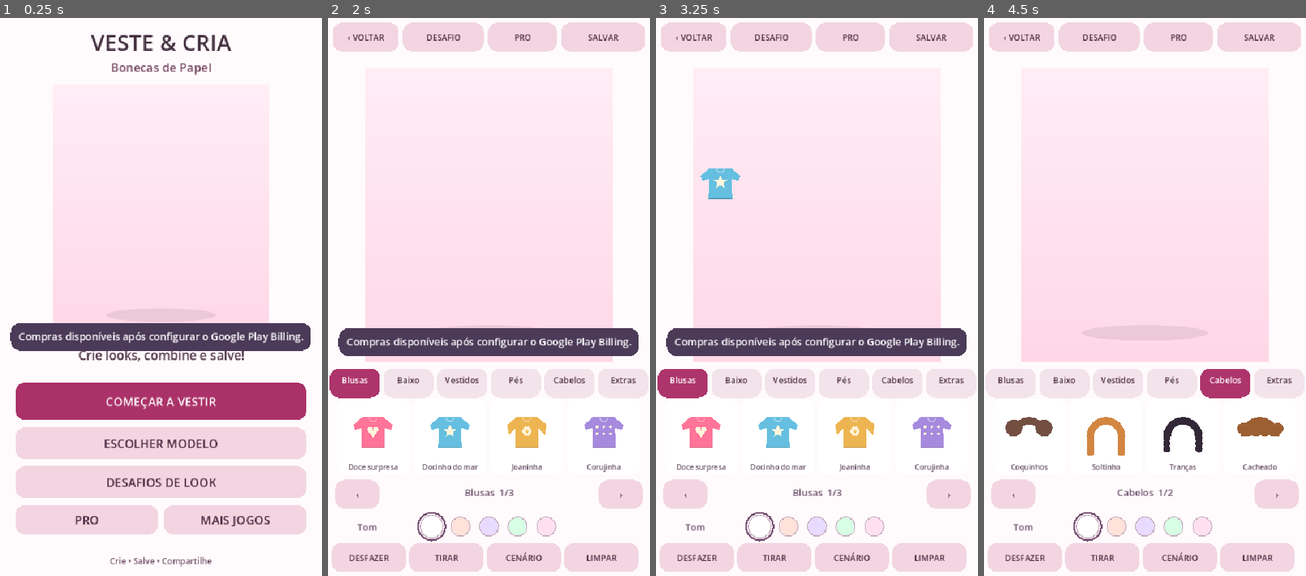
Above: before the commit, frames 1-4 (left to right).
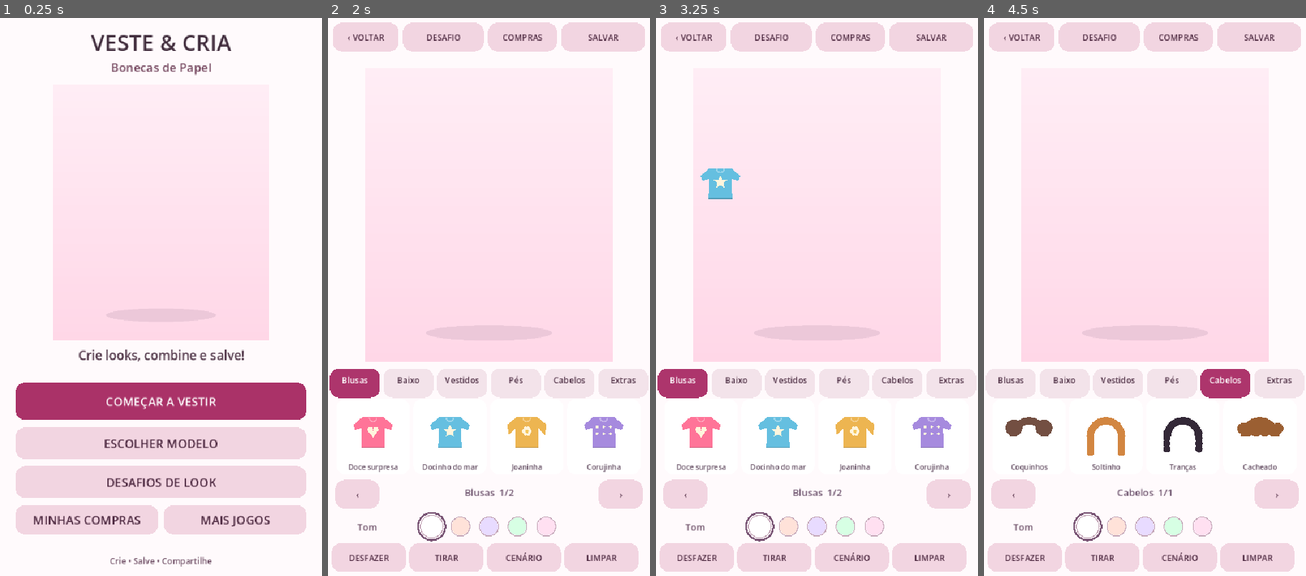
Above: after the commit, the same moments.

Repository: pitinga/game-paper-dolls-mobile
Game: Godot game, scene res://scenes/main.tscn
The game is run twice, just before and just after one commit, with the same random seed, the same clock (stepped at 60 frames per second) and the same inputs.
Inputs (mouse positions are in pixels of both pictures, inside the frame that each line leads up to):
- Up to frame 1 (0.25 s): no input
- Up to frame 2 (2 s): tap Enter at 0.5 s; drag from (489, 291) to (521, 163) at 0.52 s; tap Space at 1.25 s; drag from (424, 319) to (472, 403) at 1.27 s
- Up to frame 3 (3.25 s): move the mouse to (849, 163) at 2.02 s; click (849, 163) at 2.17 s; tap Enter at 2.75 s; drag from (800, 403) to (720, 202) at 2.77 s
- Up to frame 4 (4.5 s): move the mouse to (1241, 375) at 3.52 s; click (1241, 375) at 3.67 s; drag from (1048, 202) to (1096, 146) at 4.27 s

The runs differ from the first frame. In frame 1, 4.9% of the frame differs, in the area x 3-97%, y 54-91%; in frame 2, 4.7%; in frame 3, 4.7%; in frame 4, 0.1%.

Commit message:
fix: concluir correções da revisão 2026-11-22 (#3)
Integra correções com CI verde; pendências de validação Android e publicação serão registradas no handoff de encerramento.

Diff:
--- a/project.godot
+++ b/project.godot
@@ -2,6 +2,8 @@
 config_version=5
 
 [application]
+
+config/quit_on_go_back=false
 
 config/name="Veste & Cria"
 run/main_scene="res://scenes/main.tscn"
--- a/scripts/catalog.gd
+++ b/scripts/catalog.gd
@@ -47,7 +47,7 @@
 	var motifs := ["coracao", "estrela", "flor", "bolinhas", "listras", "fruta", "borboleta", "simples"]
 	var shapes := {
 		"top": ["camiseta", "regata", "manga", "blusa", "cropped", "casaco", "camiseta", "manga"],
-		"bottom": ["shorts", "calca", "saia", "shorts", "saia", "calca", "saia", "calca"],
+		"bottom": ["shorts", "calca", "shorts", "shorts", "calca", "calca", "shorts", "calca"],
 		"dress": ["rodado", "reto", "rodado", "festa", "reto", "rodado", "festa", "reto"],
 		"shoes": ["tenis", "sandalia", "bota", "sapato", "tenis", "bota"]
 	}
--- a/scripts/doll_art.gd
+++ b/scripts/doll_art.gd
@@ -27,7 +27,7 @@
 		2:
 			canvas.draw_circle(Vector2(446, 100), 52, Color("ffdd75"))
 			canvas.draw_rect(Rect2(0, 458, 540, 182), Color("ffe4b4"))
-			for wave in range(5):
+			for wave in range(4):
 				canvas.draw_arc(Vector2(90 + wave * 110, 459), 76, PI, TAU, 24, Color("76dce0"), 5)
 		3:
 			for i in range(18):
--- a/scripts/paper_sprites.gd
+++ b/scripts/paper_sprites.gd
@@ -3,6 +3,7 @@
 ## as mesmas coordenadas de montagem (540x640): não dependem da tela Android.
 
 const Catalog = preload("res://scripts/catalog.gd")
+const Art = preload("res://scripts/doll_art.gd")
 const FOLDER := "res://assets/paper/"
 const DOLL_RECT := Rect2(120, 64, 300, 520)
 const TOP_RECT := Rect2(200, 351, 140, 118)
@@ -12,6 +13,7 @@
 const FOOT_BASELINE := 584.0
 
 static var _cache: Dictionary = {}
+# Cache missing resources too: draw loops must not recheck disk every frame.
 
 
 static func _texture(name: String) -> Texture2D:
@@ -146,7 +148,9 @@
 	match slot:
 		"top": _fit_top(canvas, name, TOP_RECT, tint)
 		"bottom":
-			var is_long := str(item["style"]) == "calca"
+			# Fit by source cutout, not by inconsistent catalog style.
+			var texture := _texture(name)
+			var is_long := texture != null and texture.get_size().y > texture.get_size().x * 0.80
 			_fit_top(canvas, name, PANTS_RECT if is_long else SHORTS_RECT, tint)
 		"dress": _fit_top(canvas, name, DRESS_RECT, tint)
 		"shoes":
@@ -166,7 +170,6 @@
 			if not _fit_centered(canvas, name, region, tint):
 				# Nove acessórios são vetoriais; antes a ausência de PNG fazia
 				# com que eles aparecessem no card, mas NÃO na boneca.
-				var Art = load("res://scripts/doll_art.gd")
 				var at := Vector2(270, 320)
 				match style:
 					"bolsa": at = Vector2(270, 330)
@@ -180,7 +183,6 @@
 	var name := _sprite_name(item)
 	if not _fit_centered(canvas, name, Rect2(center - size * 0.5, size)):
 		# Cabelos e acessórios sem recorte continuam identificáveis no catálogo.
-		var Art = load("res://scripts/doll_art.gd")
 		Art.draw_item(canvas, item, center, 0.56)
 
 
--- a/scripts/play_billing_bridge.gd
+++ b/scripts/play_billing_bridge.gd
@@ -64,7 +64,7 @@
 
 func start() -> void:
 	if OS.get_name() != "Android" or not Engine.has_singleton("GodotGooglePlayBilling"):
-		purchase_message.emit("Compras disponíveis após configurar o Google Play Billing.")
+		print_debug("Google Play Billing plugin unavailable")
 		return
 	_native = Engine.get_singleton("GodotGooglePlayBilling")
 	_native.call("initPlugin")
@@ -108,7 +108,7 @@
 			_connection_retry_attempts = 0
 			_connect()
 	else:
-		purchase_message.emit("Google Play indisponível. Tente novamente com internet.")
+		print_debug("Google Play unavailable during background refresh")
 
 
 func restore() -> void:
@@ -247,7 +247,7 @@
 	_price = ""
 	availability_changed.emit(false)
 	price_changed.emit("")
-	purchase_message.emit("Google Play desconectado. Sua compra será verificada ao reconectar.")
+	print_debug("Google Play disconnected; retry scheduled")
 	_schedule_connection_retry()
 
 
@@ -257,7 +257,7 @@
 
 func _schedule_connection_retry() -> void:
 	if _native == null or _connection_retry_attempts >= CONNECT_RETRY_LIMIT:
-		purchase_message.emit("Google Play indisponível. Use Restaurar para tentar novamente.")
+		print_debug("Google Play reconnect retries exhausted")
 		return
 	if not _reconnect_timer.is_stopped():
 		return
@@ -301,7 +301,7 @@
 	availability_changed.emit(_product_available)
 	price_changed.emit(_price)
 	if not _product_available:
-		purchase_message.emit("Preço do Pro indisponível nesta conta da Play Store.")
+		print_debug("Google Play product details unavailable")
 	# A restauração é independente do cadastro/preço do produto e também
 	# deve funcionar quando queryProductDetails retorna um erro.
 	if should_restore:
@@ -311,7 +311,8 @@
 func _on_purchases(response: Dictionary) -> void:
 	if int(response.get("response_code", -1)) != RESPONSE_OK:
 		entitlement_verification_failed.emit()
-		purchase_message.emit("Não foi possível restaurar compras agora. Tente novamente.")
+		if bool(_query_context.get("manual_restore", false)):
+			purchase_message.emit("Não foi possível restaurar compras agora. Tente novamente.")
 		_finish_purchase_query(false)
 		return
 	var owned := false
@@ -356,7 +357,8 @@
 	if _query_active:
 		entitlement_query_completed.emit(int(_query_context.get("query_id", 0)), owned)
 	if owned:
-		purchase_message.emit("Pro restaurado: anúncios desativados.")
+		if bool(_query_context.get("manual_restore", false)):
+			purchase_message.emit("PRO ativo ✦")
 	elif bool(_query_context.get("manual_restore", false)):
 		purchase_message.emit("Pro não encontrado nesta conta Google da Play Store. Se já comprou, selecione a conta usada na compra e toque em RESTAURAR; procure o suporte se persistir.")
 	_finish_purchase_query(not owned)
--- a/scripts/studio.gd
+++ b/scripts/studio.gd
@@ -10,6 +10,8 @@
 const EXPORT_FOLDER := "user://criacoes"
 const ENTITLEMENT_FILE := "user://paper_dolls_pro.cfg"
 const WARDROBE_HEIGHT := 360.0
+# Never sell duplicated placeholder art. Enable only after unique licensed Pro assets ship.
+const PRO_SALES_ENABLED := false
 
 var state: RefCounted
 var screen := "home"
@@ -23,6 +25,7 @@
 var toast_elapsed := 0.0
 var exported_path := ""
 var gallery_uri := ""
+var _export_key := ""
 var billing: Node
 var billing_price := ""
 var billing_available := false
@@ -77,6 +80,10 @@
 
 
 func _notification(what: int) -> void:
+	if what in [NOTIFICATION_APPLICATION_PAUSED, NOTIFICATION_APPLICATION_FOCUS_OUT, NOTIFICATION_WM_WINDOW_FOCUS_OUT]:
+		_cancel_pointer()
+	if what == NOTIFICATION_WM_GO_BACK_REQUEST:
+		_go_back()
 	if what == NOTIFICATION_APPLICATION_PAUSED or what == NOTIFICATION_WM_CLOSE_REQUEST:
 		if state != null:
 			state.save()
@@ -125,7 +132,7 @@
 
 func _toast_rect(bounds: Vector2) -> Rect2:
 	# Nunca esconder o progresso do desafio nem os comandos do guarda-roupa.
-	var y := bounds.y - WARDROBE_HEIGHT - 56 if screen == "studio" else bounds.y - 425.0
+	var y := bounds.y - WARDROBE_HEIGHT - 56 if screen == "studio" else (bounds.y - 66.0 if screen == "home" else (bounds.y - 320.0 if screen == "finish" else bounds.y - 385.0))
 	return Rect2(18, y, bounds.x - 36, 46)
 
 
@@ -140,9 +147,10 @@
 	_action(Rect2(26, bounds.y - 325, bounds.x - 52, 62), "COMEÇAR A VESTIR", true)
 	_action(Rect2(26, bounds.y - 250, bounds.x - 52, 53), "ESCOLHER MODELO", false)
 	_action(Rect2(26, bounds.y - 185, bounds.x - 52, 53), "DESAFIOS DE LOOK", false)
-	_action(Rect2(26, bounds.y - 120, (bounds.x - 62) * 0.5, 49), "PRO", false)
+	_action(Rect2(26, bounds.y - 120, (bounds.x - 62) * 0.5, 49), "MINHAS COMPRAS" if not PRO_SALES_ENABLED and not state.owned_pro else "PRO", false)
 	_action(Rect2(bounds.x * 0.5 + 5, bounds.y - 120, (bounds.x - 62) * 0.5, 49), "MAIS JOGOS", false)
-	_label("Crie • Salve • Compartilhe", Vector2(cx, bounds.y - 21), 14, Color("705066"))
+	if toast.is_empty():
+		_label("Crie • Salve • Compartilhe", Vector2(cx, bounds.y - 21), 14, Color("705066"))
 
 
 func _draw_studio(bounds: Vector2) -> void:
@@ -151,7 +159,7 @@
 	var header_buttons := _studio_header_rects(bounds.x)
 	_button(header_buttons[0], "‹ VOLTAR")
 	_button(header_buttons[1], "DESAFIO")
-	_button(header_buttons[2], "PRO" if not state.owned_pro else "★ PRO")
+	_button(header_buttons[2], "COMPRAS" if not PRO_SALES_ENABLED and not state.owned_pro else ("PRO" if not state.owned_pro else "★ PRO"))
 	_button(header_buttons[3], "SALVAR")
 	var stage_rect := Rect2(0, 108, bounds.x, stage_height)
 	_draw_portrait_fitted(stage_rect)
@@ -190,7 +198,7 @@
 		_draw_pill(Rect2(i * width + 3, top + 11, width - 6, 49), Color("ad356c") if selected else Color("f3e3ea"))
 		_label(["Blusas", "Baixo", "Vestidos", "Pés", "Cabelos", "Extras"][i],
 			Vector2((i + 0.5) * width, top + 36), 14, Color.WHITE if selected else Color("4f3045"), width - 6)
-	var items: Array[Dictionary] = Catalog.filtered(category)
+	var items: Array[Dictionary] = _available_items(category)
 	var start := page * 4
 	for i in range(4):
 		var x := 12 + i * ((bounds.x - 24) / 4.0)
@@ -292,7 +300,17 @@
 	_action(Rect2(40, bounds.y - 105, bounds.x - 80, 53), "CRIAR OUTRO LOOK", false)
 
 
+func _available_items(slot: String) -> Array[Dictionary]:
+	return Catalog.filtered(slot, state.owned_pro or PRO_SALES_ENABLED)
+
+
 func _draw_pro(bounds: Vector2) -> void:
+	if not PRO_SALES_ENABLED and not state.owned_pro:
+		_draw_page_title(bounds, "Minhas compras", "Coleção especial em preparação")
+		_label("Novidades em breve!", Vector2(bounds.x * 0.5, 335), 29, Color("6f4367"))
+		_label("Já comprou? Toque em Restaurar.", Vector2(bounds.x * 0.5, 412), 19, Color("795777"))
+		_action(Rect2(32, bounds.y - 173, bounds.x - 64, 56), "RESTAURAR COMPRA", false)
+		return
 	_draw_page_title(bounds, "Coleção PRO ✦", "Uma compra dentro do mesmo aplicativo")
 	_label("Mais cores, roupas, acessórios", Vector2(bounds.x * 0.5, 250), 26, Color("6f4367"))
 	_label("e cenários especiais!", Vector2(bounds.x * 0.5, 291), 26, Color("6f4367"))
@@ -300,13 +318,13 @@
 		var x := bounds.x * 0.5 - 143 + i * 95
 		Sprites.draw_item_thumbnail(self, Catalog.filtered("dress")[8 + i], Vector2(x, 410), Vector2(82, 98))
 	_label("Grátis: salvar imagens e usar 4 modelos", Vector2(bounds.x * 0.5, 535), 18, Color("795777"))
-	_label("PRO: peças exclusivas e sem anúncios", Vector2(bounds.x * 0.5, 572), 18, Color("795777"))
+	_label("PRO: compras suspensas até termos artes exclusivas" if not PRO_SALES_ENABLED else "PRO: peças exclusivas e sem anúncios", Vector2(bounds.x * 0.5, 572), 18, Color("795777"))
 	_label("Compras restauráveis na Play Store", Vector2(bounds.x * 0.5, 608), 16, Color("98768b"))
 	if state.owned_pro:
 		_label("✓ PRO ATIVO", Vector2(bounds.x * 0.5, bounds.y - 245), 27, Color("46886c"))
 	else:
 		_action(Rect2(32, bounds.y - 249, bounds.x - 64, 62),
-			"COMPRAR PRO " + billing_price if not billing_price.is_empty() else "COMPRAR PRO", true)
+			"COMPRAS TEMPORARIAMENTE INDISPONÍVEIS" if not PRO_SALES_ENABLED else ("COMPRAR PRO " + billing_price if not billing_price.is_empty() else "COMPRAR PRO"), PRO_SALES_ENABLED)
 		_action(Rect2(32, bounds.y - 173, bounds.x - 64, 56), "RESTAURAR COMPRA", false)
 
 
@@ -382,6 +400,8 @@
 	if event is InputEventScreenTouch:
 		if event.pressed:
 			_pointer_down(event.index, event.position)
+		elif event.canceled:
+			_cancel_pointer()
 		else:
 			_pointer_up(event.index, event.position)
 		accept_event()
@@ -406,11 +426,20 @@
 
 
 func _go_back() -> void:
+	if screen == "home":
+		get_tree().quit()
+		return
 	match screen:
 		"studio": screen = "home"
 		"finish", "background": screen = "studio"
 		_: screen = "home"
 	_clear_armed = false
+	queue_redraw()
+
+
+func _cancel_pointer() -> void:
+	active_finger = -99
+	dragging_id = ""
 	queue_redraw()
 
 
@@ -453,7 +482,7 @@
 	var index := floori((point.x - 12) / ((size.x - 24) / 4.0))
 	if index < 0 or index >= 4:
 		return ""
-	var items: Array[Dictionary] = Catalog.filtered(category)
+	var items: Array[Dictionary] = _available_items(category)
 	var item_index := page * 4 + index
 	return str(items[item_index]["id"]) if item_index < items.size() else ""
 
@@ -491,8 +520,9 @@
 				var col := 0 if point.x < w * 0.5 else 1
 				var row := floori((y - 165) / 270)
 				var index := row * 2 + col
-				if state.select_model(index):
-					state.save()
+				if index >= 0 and index < Catalog.MODEL_NAMES.size():
+					if state.select_model(index):
+						state.save()
 					screen = "studio"
 		"background":
 			if y < 85:
@@ -501,12 +531,14 @@
 				var col := 0 if point.x < w * 0.5 else 1
 				var row := floori((y - 158) / 181)
 				var index := row * 2 + col
-				if index < Catalog.BACKGROUNDS.size():
+				if index >= 0 and index < Catalog.BACKGROUNDS.size():
 					if state.select_background(index):
 						state.save()
 						screen = "studio"
 					elif bool(Catalog.BACKGROUNDS[index]["pro"]) and not state.owned_pro:
 						screen = "pro"
+					else:
+						screen = "studio"
 		"challenges":
 			if y < 85:
 				screen = "home"
@@ -535,7 +567,7 @@
 		"pro":
 			if y < 85:
 				screen = "home"
-			elif y >= size.y - 249 and y < size.y - 187 and not state.owned_pro and not billing_busy:
+			elif y >= size.y - 249 and y < size.y - 187 and not state.owned_pro and not billing_busy and PRO_SALES_ENABLED:
 				billing.purchase()
 			elif y >= size.y - 173 and y < size.y - 117 and not state.owned_pro and not billing_busy:
 				billing.restore()
@@ -546,6 +578,11 @@
 
 func _studio_tap(point: Vector2) -> void:
 	var y := point.y
+	# Any other action invalidates a pending destructive confirmation.
+	var clear_index := floori((point.x - 6) / ((size.x - 20) / 4.0))
+	if not (y >= size.y - 56 and clear_index == 3):
+		_clear_armed = false
+		_clear_timeout = 0.0
 	if y >= 32 and y <= 80:
 		var header_buttons := _studio_header_rects(size.x)
 		if header_buttons[0].has_point(point):
@@ -573,6 +610,8 @@
 			1:
 				if state.remove(category):
 					state.save()
+				else:
+					_show_message("Nenhuma peça desta categoria para tirar.")
 			2: screen = "background"
 			3:
 				if _clear_armed:
@@ -599,7 +638,7 @@
 			category = Catalog.CATEGORIES[index]
 			page = 0
 	elif y >= top + 198 and y < top + 245:
-		var count := Catalog.filtered(category).size()
+		var count := _available_items(category).size()
 		var total := maxi(1, ceili(float(count) / 4.0))
 		if point.x < 95:
 			page = posmod(page - 1, total)
@@ -622,25 +661,52 @@
 	# Nunca retirar uma compra positiva em caso de consulta vazia/desatualizada.
 	# Isso privilegia quem pagou quando a Play Store não consegue verificar.
 	if owned:
+		var was_owned: bool = state.owned_pro
 		state.owned_pro = true
 		var config := ConfigFile.new()
 		config.set_value("pro", "owned", true)
 		var err := config.save(entitlement_file)
 		if err != OK:
 			push_warning("Não foi possível guardar a compra Pro: " + str(err))
-		_show_message("PRO liberado! A sua compra fica guardada.")
+		if not was_owned:
+			_show_message("PRO liberado! A sua compra fica guardada.")
 	queue_redraw()
 
 
 func share_creation() -> void:
-	if exported_path.is_empty() or not FileAccess.file_exists(exported_path):
+	if exported_path.is_empty() or not FileAccess.file_exists(exported_path) or _export_key != _current_export_key():
 		export_png(true)
 	elif not AndroidGallery.share_image(exported_path, gallery_uri):
 		_show_message("Não foi possível abrir o compartilhamento.")
 
 
+func _current_export_key() -> String:
+	return str([state.model_index, state.background_index, state.color_variant, state.outfit])
+
+
+func _trim_exports() -> void:
+	var directory := DirAccess.open(export_folder)
+	if directory == null:
+		return
+	var files := directory.get_files()
+	files.sort()
+	for i in range(maxi(0, files.size() - 20)):
+		if files[i].begins_with("look_") and files[i].ends_with(".png"):
+			directory.remove(files[i])
+
+
 func export_png(share_after: bool = false) -> void:
 	if _saving:
+		return
+	var current_key := _current_export_key()
+	if current_key == _export_key and not exported_path.is_empty() and FileAccess.file_exists(exported_path):
+		if share_after:
+			if not AndroidGallery.share_image(exported_path, gallery_uri):
+				_show_message("Não foi possível abrir o compartilhamento.")
+		else:
+			if gallery_uri.is_empty():
+				gallery_uri = AndroidGallery.save_png(exported_path)
+			_show_message("Imagem na galeria! ✦" if not gallery_uri.is_empty() else "Guardada no jogo.")
 		return
 	_saving = true
 	_portrait.queue_redraw()
@@ -668,7 +734,9 @@
 		var error := picture.save_png(path)
 		if error == OK:
 			exported_path = path
-			gallery_uri = AndroidGallery.save_png(path)
+			_export_key = current_key
+			gallery_uri = "" if share_after else AndroidGallery.save_png(path)
+			_trim_exports()
 			if share_after:
 				if not AndroidGallery.share_image(exported_path, gallery_uri):
 					_show_message("Não foi possível abrir o compartilhamento.")
--- a/tests/test_studio_integration.gd
+++ b/tests/test_studio_integration.gd
@@ -2,6 +2,13 @@
 
 const Catalog = preload("res://scripts/catalog.gd")
 var errors := 0
+
+class PurchaseSpy extends Node:
+	var purchase_calls := 0
+	func purchase() -> void:
+		purchase_calls += 1
+	func restore() -> void:
+		pass
 
 
 func _initialize() -> void:
@@ -25,6 +32,64 @@
 	root.add_child(game)
 	await process_frame
 	_check(game.screen == "home", "inicia no menu")
+	game.toast = ""
+	game.billing._on_disconnected()
+	_check(game.toast.is_empty(), "billing disconnect does not toast on automatic refresh")
+	game.billing._on_product_details({"response_code": 1, "product_details": []})
+	_check(game.toast.is_empty(), "missing Play product details do not toast automatically")
+
+	_check(ProjectSettings.get_setting("application/config/quit_on_go_back") == false, "Android back delegated to app")
+	game.screen = "studio"
+	game._notification(Node.NOTIFICATION_WM_GO_BACK_REQUEST)
+	_check(game.screen == "home", "Android back returns to home")
+	game.screen = "studio"
+	var canceled_down := InputEventScreenTouch.new()
+	canceled_down.index = 7
+	canceled_down.pressed = true
+	canceled_down.position = Vector2(45, game.size.y - 200)
+	game._gui_input(canceled_down)
+	var canceled_up := InputEventScreenTouch.new()
+	canceled_up.index = 7
+	canceled_up.pressed = false
+	canceled_up.canceled = true
+	canceled_up.position = canceled_down.position
+	game._gui_input(canceled_up)
+	_check(game.active_finger == -99 and game.state.outfit["top"] == "", "canceled touch does not wear item")
+	game._pointer_down(8, canceled_down.position)
+	game._notification(Node.NOTIFICATION_APPLICATION_PAUSED)
+	_check(game.active_finger == -99 and game.dragging_id.is_empty(), "pause clears captured finger")
+	game._pointer_down(9, canceled_down.position)
+	game._pointer_up(9, canceled_down.position)
+	_check(game.state.outfit["top"] == "top_00", "touch recovers after pause")
+	game.state.reset_outfit()
+	game.state.history.clear()
+	game._clear_armed = true
+	game._clear_timeout = 4.0
+	game._studio_tap(Vector2(35, game.size.y - 30))
+	_check(not game._clear_armed, "undo disarms clear confirmation")
+	game.screen = "home"
+	_check(not game.PRO_SALES_ENABLED, "vendas Pro suspensas enquanto arte paga duplica arte grátis")
+	game.screen = "pro"
+	game.state.owned_pro = false
+	var original_billing: Node = game.billing
+	var spy := PurchaseSpy.new()
+	game.billing = spy
+	game._handle_tap(Vector2(game.size.x * 0.5, game.size.y - 215))
+	_check(spy.purchase_calls == 0, "suspensão não chama Billing.purchase()")
+	_check(not game.state.owned_pro, "botão Pro não libera conteúdo durante suspensão")
+	game.billing = original_billing
+	game.state.owned_pro = true
+	game.toast = ""
+	game._on_entitlement_checked(true)
+	_check(game.toast.is_empty(), "consulta automática de Pro já ativo não repete aviso")
+	game.state.owned_pro = false
+	game.screen = "home"
+	var first_short := load("res://assets/paper/bottom_00.png") as Texture2D
+	var first_pants := load("res://assets/paper/bottom_01.png") as Texture2D
+	_check(first_short != null and first_pants != null, "fixtures das duas alturas disponíveis")
+	if first_short != null and first_pants != null:
+		_check(first_short.get_size().y < first_short.get_size().x * 0.8, "short sintético mais curto que largo")
+		_check(first_pants.get_size().y > first_pants.get_size().x * 0.8, "calça sintética mais alta que short")
 	# O Pro Test não inicializa Billing: retomar o Android não deve mostrar
 	# "Google Play indisponível" por executar refresh de uma ponte desligada.
 	game._pro_test_build = true
--- a/tools/create_ci_sprite_fixtures.gd
+++ b/tools/create_ci_sprite_fixtures.gd
@@ -24,7 +24,10 @@
 			var name := "%s_%02d" % [slot, index]
 			match slot:
 				"top": _write(name, 221, 198, Rect2i(10, 12, 200, 170), Color("78bdd5"))
-				"bottom": _write(name, 224, 231, Rect2i(14, 18, 196, 190), Color("80c2a8"))
+				"bottom":
+					var tall := index in [1, 4, 5, 7]
+					var height := 231 if tall else 128
+					_write(name, 224, height, Rect2i(14, 12, 196, height - 23), Color("80c2a8"))
 				"dress": _write(name, 207, 397, Rect2i(15, 14, 177, 370), Color("81a1ca"))
 				"shoes": _write(name, 190, 90, Rect2i(5, 12, 180, 70), Color("c28dca"))
 	for index in range(3):
Not shown, changed: export_presets.cfg
